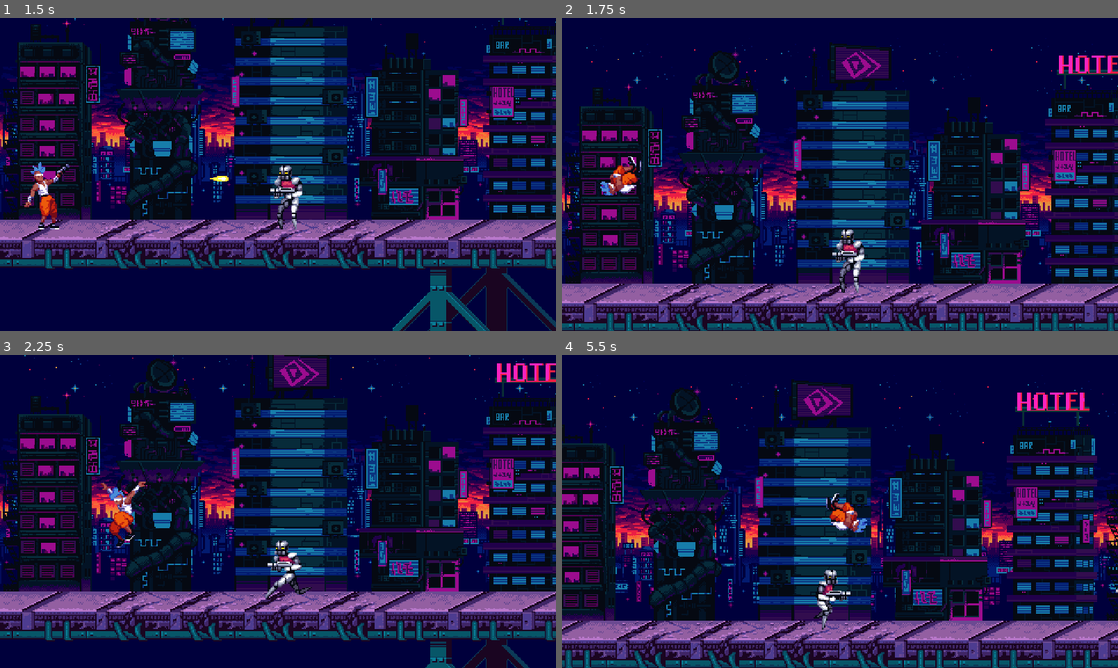
Above: before the commit, frames 1-4 (two rows, left to right).
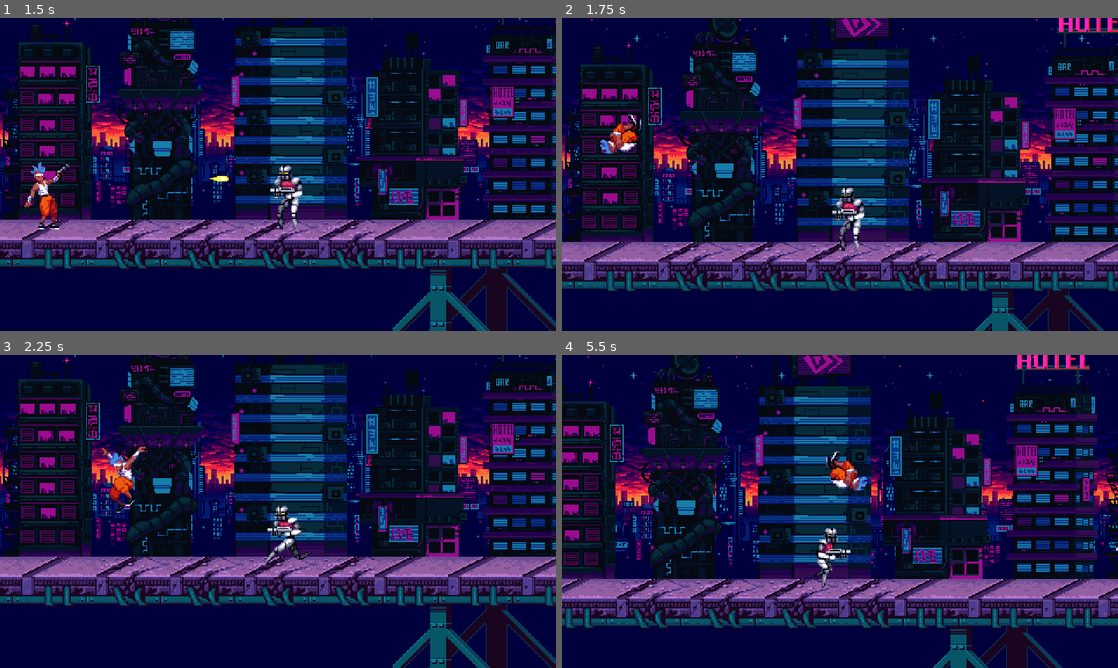
Above: after the commit, the same moments.

Repository: kahanscious/youtube-2d-platformer-series
Game: Godot game, scene res://scenes/ui/main_menu/main_menu.tscn
The game is run twice, just before and just after one commit, with the same random seed, the same clock (stepped at 60 frames per second) and the same inputs. Sound files missing from this copy of the repository are replaced by a short silence.
Inputs (mouse positions are in pixels of both pictures, inside the frame that each line leads up to):
- Up to frame 1 (1.5 s): click "START" at 0.5 s; tap Enter at 1.25 s; move the mouse to (400, 158) at 1.27 s; press the mouse at (400, 158) at 1.28 s; hold D (right) from 1.28 s (still down)
- Up to frame 2 (1.75 s): keep holding D (right); tap Space (jump) at 1.52 s
- Up to frame 3 (2.25 s): move the mouse to (166, 527) at 2.02 s; release D (right) at 2.03 s; release the mouse at (166, 527) at 2.03 s; hold A (left) from 2.03 s (still down); tap Shift (crouch) at 2.1 s
- Up to frame 4 (5.5 s): tap Space (jump) at 2.27, 3.77, 4.52, 5.27 s; move the mouse to (895, 442) at 2.77 s; release A (left) at 2.78 s; hold D (right) 2.78-4.28 s; tap Tab at 2.85, 5.1 s; move the mouse to (812, 574) at 3.52 s; click (812, 574) at 3.6 s; move the mouse to (1006, 558) at 4.27 s; hold Shift (crouch) 4.28-5.03 s; hold A (left) from 4.28 s (still down); move the mouse to (673, 464) at 5.02 s

Frame 1 is identical in both runs. In frame 2, 61% of the frame differs, in the area x 0-100%, y 0-100%; in frame 3, 59%; in frame 4, 61%.

Commit message:
video 14

Diff:
--- a/scenes/levels/levels/level01.tscn
+++ b/scenes/levels/levels/level01.tscn
@@ -6,7 +6,6 @@
 [ext_resource type="Texture2D" uid="uid://dve8vwbu8w6hy" path="res://assets/backgrounds/v2/front.png" id="4_dues4"]
 [ext_resource type="PackedScene" uid="uid://cyba2gbtu8xmq" path="res://scenes/tilemaps/v_2_ground_tile_map.tscn" id="5_8a6ta"]
 [ext_resource type="PackedScene" uid="uid://beo7wxrsokinl" path="res://scenes/player/player.tscn" id="6_v1vry"]
-[ext_resource type="Script" path="res://scenes/player/player_camera.gd" id="7_u1vuf"]
 [ext_resource type="PackedScene" uid="uid://cp1mye327hor0" path="res://scenes/levels/world_boundary.tscn" id="8_4i1x1"]
 [ext_resource type="PackedScene" uid="uid://c3pjfqucmfamg" path="res://scenes/levels/level_transition.tscn" id="9_btnq7"]
 
@@ -63,11 +62,6 @@
 [node name="Player" parent="." instance=ExtResource("6_v1vry")]
 position = Vector2(39, 230)
 
-[node name="Camera2D" type="Camera2D" parent="Player" node_paths=PackedStringArray("tile_map")]
-position = Vector2(0, -36)
-script = ExtResource("7_u1vuf")
-tile_map = NodePath("../../V2GroundTileMap")
-
 [node name="PlayerBullets" type="Node" parent="."]
 
 [node name="WorldBoundary" parent="." instance=ExtResource("8_4i1x1")]
--- a/scenes/levels/levels/level02.tscn
+++ b/scenes/levels/levels/level02.tscn
@@ -1,11 +1,10 @@
-[gd_scene load_steps=7 format=4 uid="uid://ps1tqg65ytk8"]
+[gd_scene load_steps=6 format=4 uid="uid://ps1tqg65ytk8"]
 
 [ext_resource type="Script" path="res://scenes/levels/level.gd" id="1_owwbf"]
 [ext_resource type="Texture2D" uid="uid://dumu0ydm4gyrc" path="res://assets/backgrounds/caves/background.png" id="2_3dp6f"]
 [ext_resource type="Texture2D" uid="uid://bwwg1jf5lm63u" path="res://assets/backgrounds/caves/middleground.png" id="3_5mr25"]
 [ext_resource type="PackedScene" uid="uid://beubvxvthope0" path="res://scenes/tilemaps/caves.tscn" id="4_5dwhw"]
 [ext_resource type="PackedScene" uid="uid://beo7wxrsokinl" path="res://scenes/player/player.tscn" id="6_50e7f"]
-[ext_resource type="Script" path="res://scenes/player/player_camera.gd" id="7_gq887"]
 
 [node name="Level02" type="Node2D"]
 script = ExtResource("1_owwbf")
@@ -41,9 +40,4 @@
 [node name="Player" parent="." instance=ExtResource("6_50e7f")]
 position = Vector2(39, 230)
 
-[node name="Camera2D" type="Camera2D" parent="Player" node_paths=PackedStringArray("tile_map")]
-position = Vector2(0, -36)
-script = ExtResource("7_gq887")
-tile_map = NodePath("../../CavesTilemap")
-
 [node name="PlayerBullets" type="Node" parent="."]
--- a/scenes/player/player.gd
+++ b/scenes/player/player.gd
@@ -9,6 +9,7 @@
 @onready var shoot_audio: AudioStreamPlayer = $Audio/ShootAudio
 @onready var damaged_audio: AudioStreamPlayer = $Audio/DamagedAudio
 @onready var knockback_state: KnockbackState = $StateMachine/KnockbackState
+@onready var player_camera: PlayerCamera = $PlayerCamera
 
 @export_category("Physics")
 @export var gravity: float = 980.0
@@ -66,4 +67,6 @@
 		return
 
 	current_health -= amount
+	player_camera.configure_shake(Utils.ShakeType.MEDIUM)
+	player_camera.add_trauma(0.6)
 	state_machine.change_state(knockback_state)
--- a/scenes/player/player.tscn
+++ b/scenes/player/player.tscn
@@ -1,7 +1,8 @@
-[gd_scene load_steps=28 format=3 uid="uid://beo7wxrsokinl"]
+[gd_scene load_steps=29 format=3 uid="uid://beo7wxrsokinl"]
 
 [ext_resource type="Texture2D" uid="uid://k1k6kd4nme10" path="res://assets/characters/main/male-spritesheet.png" id="1_crv5h"]
 [ext_resource type="Script" path="res://scenes/player/player.gd" id="1_sykx8"]
+[ext_resource type="PackedScene" uid="uid://dk65dd05j0i20" path="res://scenes/player/player_camera.tscn" id="2_let6a"]
 [ext_resource type="Script" path="res://scenes/player/state/state_machine.gd" id="3_4h3es"]
 [ext_resource type="AudioStream" uid="uid://bfh07on05tc00" path="res://assets/sfx/30_Jump_03.wav" id="3_nn0t0"]
 [ext_resource type="AudioStream" uid="uid://d0vjym5718tjb" path="res://assets/sfx/player-shoot.wav" id="3_rx7p2"]
@@ -194,6 +195,8 @@
 collision_mask = 256
 script = ExtResource("1_sykx8")
 
+[node name="PlayerCamera" parent="." instance=ExtResource("2_let6a")]
+
 [node name="Sprite2D" type="Sprite2D" parent="."]
 position = Vector2(0, -40)
 texture = ExtResource("1_crv5h")
--- a/scenes/player/player_camera.gd
+++ b/scenes/player/player_camera.gd
@@ -1,14 +1,80 @@
 class_name PlayerCamera extends Camera2D
 
-@export var tile_map: TileMapLayer
+@export_group("Shake Settings")
+@export_range(0.0, 10.0, 0.1) var trauma_reduction: float = 6.0
+@export var max_offset: Vector2 = Vector2(8.0, 6.0)
+@export_range(0.0, 100.0, 1.0) var shake_frequency: float = 45.0
+
+var trauma: float = 0.0:
+	set(value):
+		trauma = clampf(value, 0.0, 1.0)
+	get:
+		return trauma
+var time: float = 0.0
 
 
 # Called when the node enters the scene tree for the first time.
 func _ready() -> void:
-	setup_camera_limits(tile_map.get_used_rect())
+	await get_tree().process_frame
+	setup_camera_limits()
 
 
-func setup_camera_limits(rect: Rect2i) -> void:
-	limit_left = rect.position.x
-	limit_right = (rect.position.x + rect.size.x) * 16
-	limit_bottom = (rect.position.y + rect.size.y) * 16
+func _process(delta: float) -> void:
+	if trauma:
+		var old_trauma: float = trauma
+
+		trauma = maxf(trauma - trauma_reduction * delta, 0.0)
+		time += delta * shake_frequency
+		apply_shake()
+
+
+func setup_camera_limits() -> void:
+	var current_node: Node = self
+	var level: Level
+
+	while current_node:
+		if current_node is Level:
+			print(current_node)
+			level = current_node
+			break
+		current_node = current_node.get_parent()
+
+	if not level:
+		return
+
+	var tilemap: TileMapLayer
+	for child in level.get_children():
+		if child is TileMapLayer:
+			tilemap = child
+			break
+
+	if not tilemap:
+		return
+
+	var used_rect: Rect2i = tilemap.get_used_rect()
+
+	limit_left = used_rect.position.x
+	limit_right = (used_rect.position.x + used_rect.size.x) * 16
+	limit_bottom = (used_rect.position.y + used_rect.size.y) * 16
+
+
+func apply_shake() -> void:
+	var shake_intesity: float = pow(trauma, 2.0)
+	var offset_x: float = max_offset.x * shake_intesity * sin(time * PI * 0.7)
+	var offset_y: float = max_offset.y * shake_intesity * sin(time * PI * 1.3)
+	var rotation: float = offset_x * 0.02
+
+	offset = Vector2(offset_x, offset_y)
+	rotation_degrees = rotation
+
+
+func add_trauma(amount: float) -> void:
+	trauma += amount
+
+
+func configure_shake(shake_type: Utils.ShakeType) -> void:
+	var config: Dictionary = Utils.SHAKE_CONFIGS[shake_type]
+
+	max_offset = config["offset"]
+	trauma_reduction = config["reduction"]
+	shake_frequency = config["frequency"]
--- /dev/null
+++ b/scenes/player/player_camera.tscn
@@ -0,0 +1,6 @@
+[gd_scene load_steps=2 format=3 uid="uid://dk65dd05j0i20"]
+
+[ext_resource type="Script" path="res://scenes/player/player_camera.gd" id="1_se3a6"]
+
+[node name="PlayerCamera" type="Camera2D"]
+script = ExtResource("1_se3a6")
--- a/scenes/test_scene.tscn
+++ b/scenes/test_scene.tscn
@@ -6,7 +6,6 @@
 [ext_resource type="PackedScene" uid="uid://c3topum7y4ygw" path="res://scenes/tilemaps/ground_tile_map.tscn" id="2_c2fj7"]
 [ext_resource type="Texture2D" uid="uid://bpqluro1mgxyc" path="res://assets/backgrounds/v1/buildings-bg.png" id="2_k7l57"]
 [ext_resource type="Texture2D" uid="uid://d3kngqd2ups6a" path="res://assets/backgrounds/v1/near-buildings-bg.png" id="3_7ngwy"]
-[ext_resource type="Script" path="res://scenes/player/player_camera.gd" id="7_l1cak"]
 [ext_resource type="PackedScene" uid="uid://cp1mye327hor0" path="res://scenes/levels/world_boundary.tscn" id="8_2w7tn"]
 [ext_resource type="PackedScene" uid="uid://c4wgn32h7cceu" path="res://scenes/enemies/robocop.tscn" id="9_ms7b8"]
 
@@ -53,11 +52,6 @@
 [node name="Player" parent="." instance=ExtResource("1_8qqrg")]
 position = Vector2(39, 230)
 
-[node name="Camera2D" type="Camera2D" parent="Player" node_paths=PackedStringArray("tile_map")]
-position = Vector2(0, -36)
-script = ExtResource("7_l1cak")
-tile_map = NodePath("../../GroundTileMap")
-
 [node name="PlayerBullets" type="Node" parent="."]
 
 [node name="WorldBoundary" parent="." instance=ExtResource("8_2w7tn")]
--- /dev/null
+++ b/utils.gd
@@ -0,0 +1,11 @@
+class_name Utils
+
+enum ShakeType { SMALL, MEDIUM, BIG, EXPLOSION, EARTHQUAKE }
+
+const SHAKE_CONFIGS: Dictionary = {
+	ShakeType.SMALL: {"offset": Vector2(8.0, 6.0), "reduction": 7.0, "frequency": 50.0},
+	ShakeType.MEDIUM: {"offset": Vector2(15.0, 12.0), "reduction": 5.0, "frequency": 40.0},
+	ShakeType.BIG: {"offset": Vector2(25.0, 20.0), "reduction": 3.5, "frequency": 35.0},
+	ShakeType.EXPLOSION: {"offset": Vector2(35.0, 30.0), "reduction": 2.5, "frequency": 30.0},
+	ShakeType.EARTHQUAKE: {"offset": Vector2(40.0, 35.0), "reduction": 1.5, "frequency": 45.0},
+}
Not shown: 1 places in scenes/levels/levels/level01.tscn that only renumber resources
Not shown: 1 places in scenes/test_scene.tscn that only renumber resources
